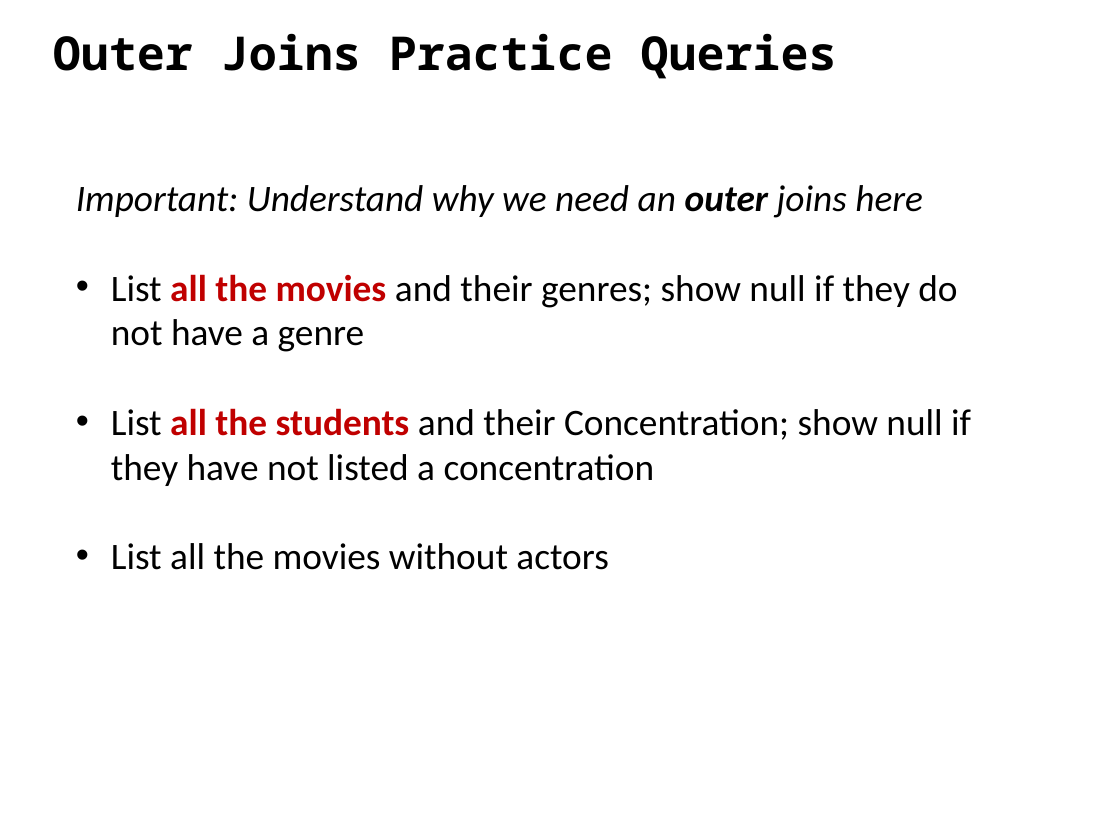
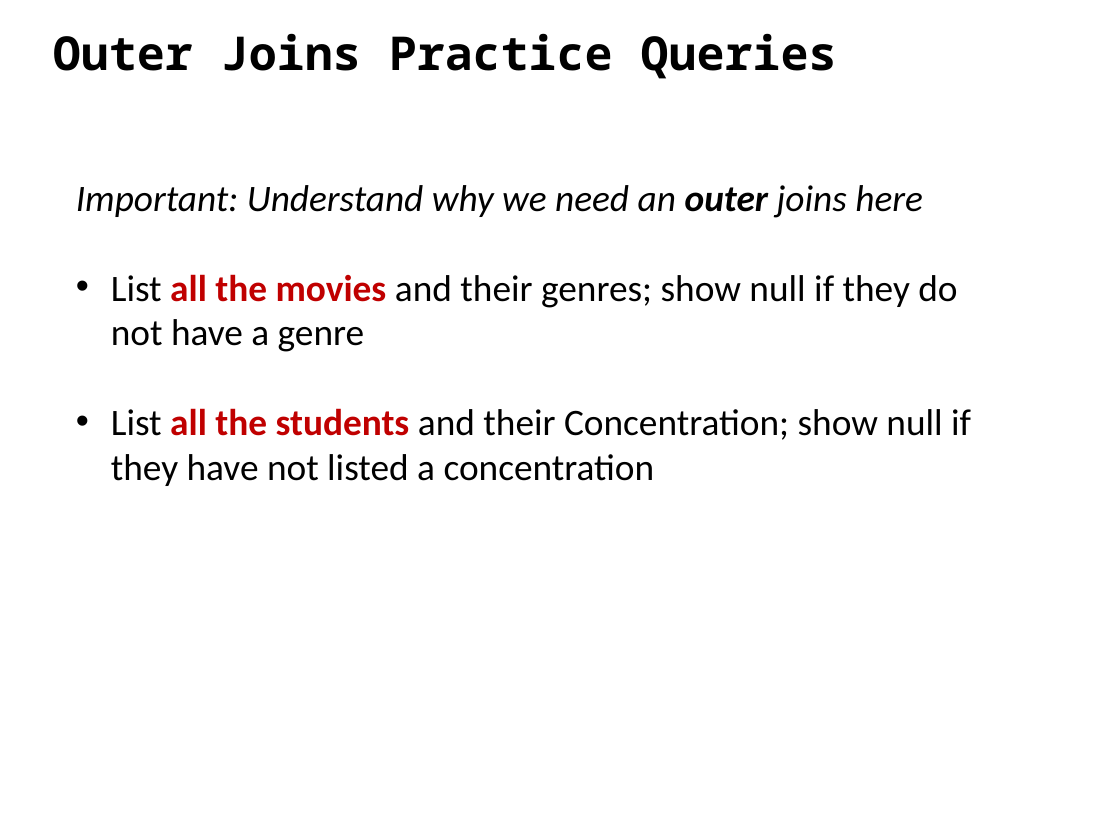
Before and after one commit to ipeirotis/introduction-to-databases, a slide deck: slide 14 of session4/C-SQL_Joins.pptx. Drawn at 1120x840 pixels with LibreOffice and Linux fonts; fonts in the diff are those of the drawing. Boxes give left, top, right and bottom in pixels: in the first picture for what was removed or moved away, otherwise in the second. Text is boxed around its words. In the diff, an @@ line names an element or a change of style, - is before the commit and + after.

```diff
--- a/session4/C-SQL_Joins.pptx
+++ b/session4/C-SQL_Joins.pptx
@@ text at bbox=[111, 543, 608, 570]: paragraph removed @@
-• List all the movies without actors
```
Also in this commit, not shown: 1 other slide changed, 1 slide added.
